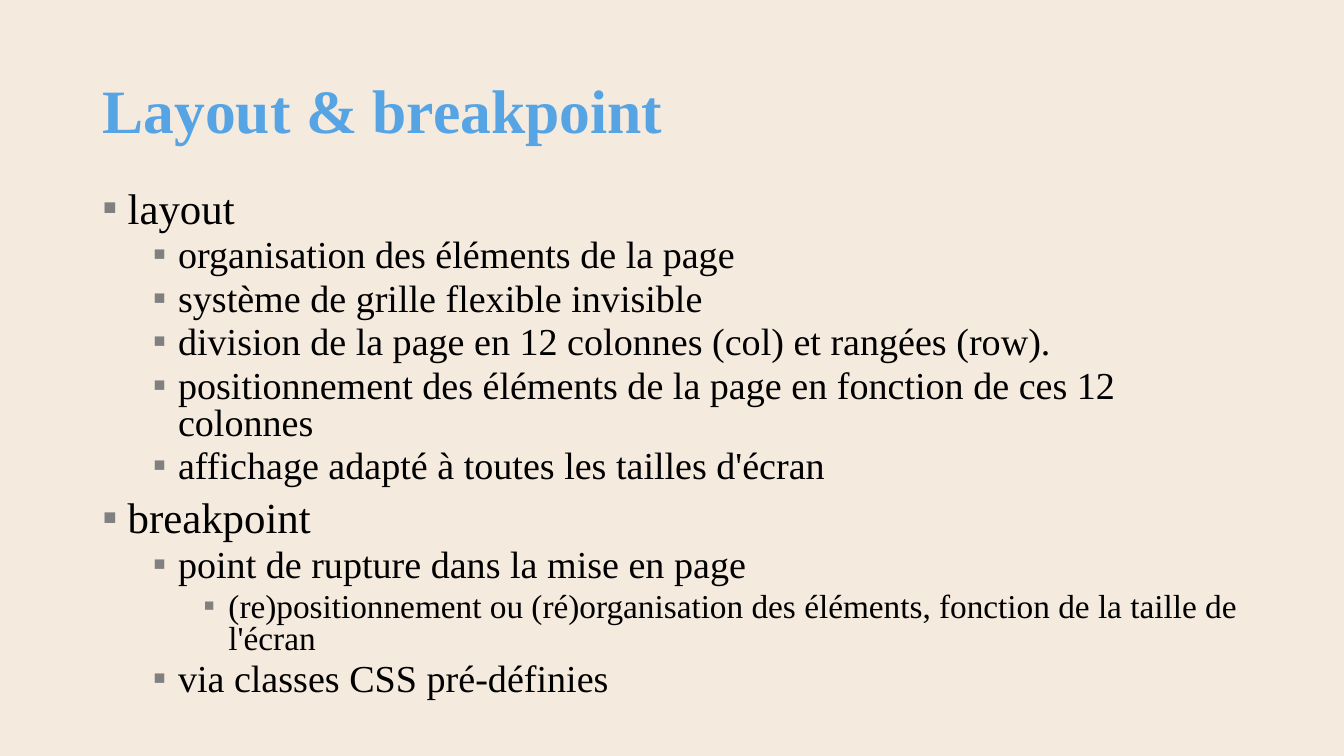
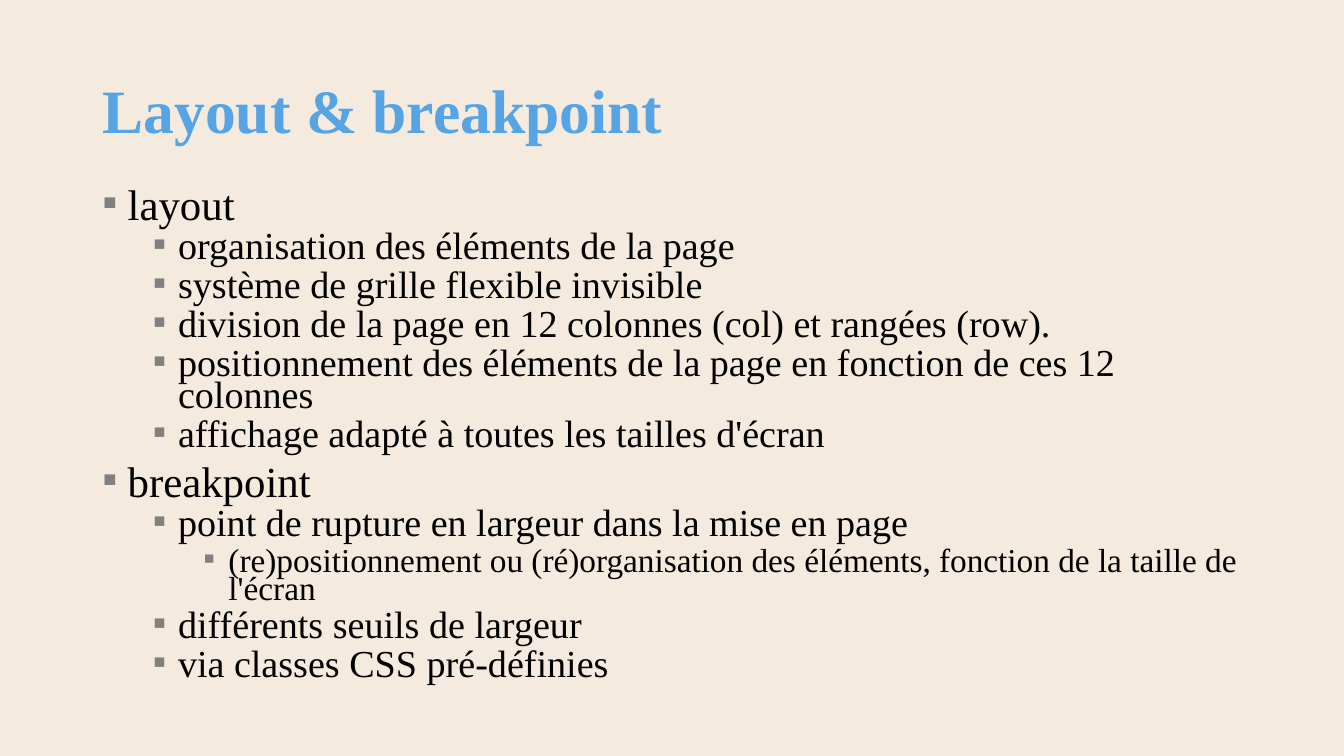
Before and after one commit to AlainWafflard/4IPW3, a slide deck: slide 14 of syllabus/15_mise_en_forme_bootstrap/syllabus_15_bootstrap.pptx. Drawn at 1344x756 pixels with LibreOffice and Linux fonts; fonts in the diff are those of the drawing; background and template pictures are left out. Boxes give left, top, right and bottom in pixels: in the first picture for what was removed or moved away, otherwise in the second. Text is boxed around its words. In the diff, an @@ line names an element or a change of style, - is before the commit and + after.

Commit message:
2026/03/17 : - update chap 14 : visibility - update chap 15 : mise à jour du marché

```diff
--- a/syllabus/15_mise_en_forme_bootstrap/syllabus_15_bootstrap.pptx
+++ b/syllabus/15_mise_en_forme_bootstrap/syllabus_15_bootstrap.pptx
@@ text at box(128, 190, 1236, 685): line spacing 0.8 to 0.7 @@
@@ text at box(178, 509, 908, 544): text changed @@
-  ▪ point de rupture dans la mise en page
+  ▪ point de rupture en largeur dans la mise en page
@@ text at box(178, 611, 582, 646): paragraph added @@
+  ▪ différents seuils de largeur
```
Also in this commit, not shown: 19 other slides changed, 1 slide added, 15 other files.
